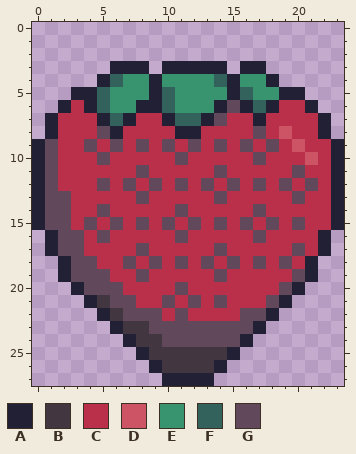
Pixel-art sprite, stored at sprites/ui_strawberry.png. The picture above was drawn from the file before the commit.
The file is 24x28 pixels.
Palette (. is transparent): A #222034  B #423641  C #ba2f4a  D #cc5464  E #37946e  F #33615c  G #61485b
Pixels before, first column x 0:
 3 ......AAA.AAAAA.AA......
 4 .....AFEEAEEEEFAEEA.....
 5 ...AAFEEEAFEEEEAFEEAA...
 6 ..ACAFEEAAFEEEAGAFACCA..
 7 .ACCCAFACCAFFAGCCACCCCA.
 8 .ACCCGACCCCAACCCCGCDCCA.
 9 AGCCGCGCGCGCGCGCGCGCDCCA
10 AGCCCGCCCCCGCCCCCGCCCDCA
11 AGCCCCCCGCCCCCGCCCCCGCCA
12 AGCCCGCGCGCGCGCGCGCGCGCA
13 AGGCCCCCGCCCCCGCCCCCGCCA
14 AGGCCGCCCCCGCCCCCGCCCCCA
15 AGGCGCGCGCGCGCGCGCGCGCCA
16 .AGGCGCCCCCGCCCCCGCCCCA.
17 .AGGCCCCGCCCCCGCCCCCGCA.
18 ..AGGCCGCGCGCGCGCGCGCA..
19 ..AGGGCCGCCCCCGCCCCCGA..
20 ...AGGGCCCCGCCCCCCCGA...
21 ....ABGGCCGCGCGCCCGA....
22 .....ABGGGCGCCCCGGA.....
23 ......ABBGGGGGGGGA......
24 .......ABBGGGGGGA.......
25 ........ABBBBBBA........
26 .........ABBBBA.........
27 ..........AAAA..........
After the commit:
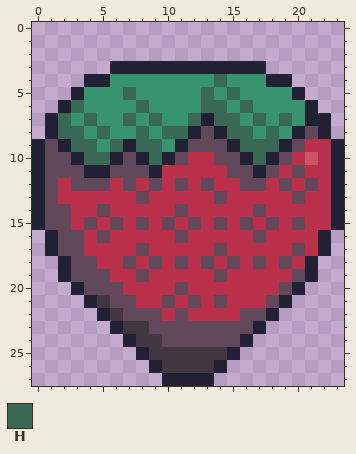
Colours new in this view: H #396955
From the commit log: Gave the strawberry UI a haircut
The exact change:
Changed rows in their new state; - is an unchanged pixel.
first column x 2:
 3 -------A-----A------
 4 --A-E--E----HE---A--
 5 --EE-H-EE--H-HE--E--
 6 -HEE--HEE--HHEHEEEE-
 7 HEHEEHEHEEH-HHEHEHEA
 8 HHEHEEHEHH-GAHHEHEAG
 9 AHHEHAHHEA-G-AHHHAG-
10 GAHHAGAHA---GGAHAG--
11 GGAAGG-A----CGGAG---
12 -GG----------CG-----
13 C-------------------
Pixel boxes of the changes (left, top, right, bottom) in both pictures:
changed: (58, 61, 318, 204)
